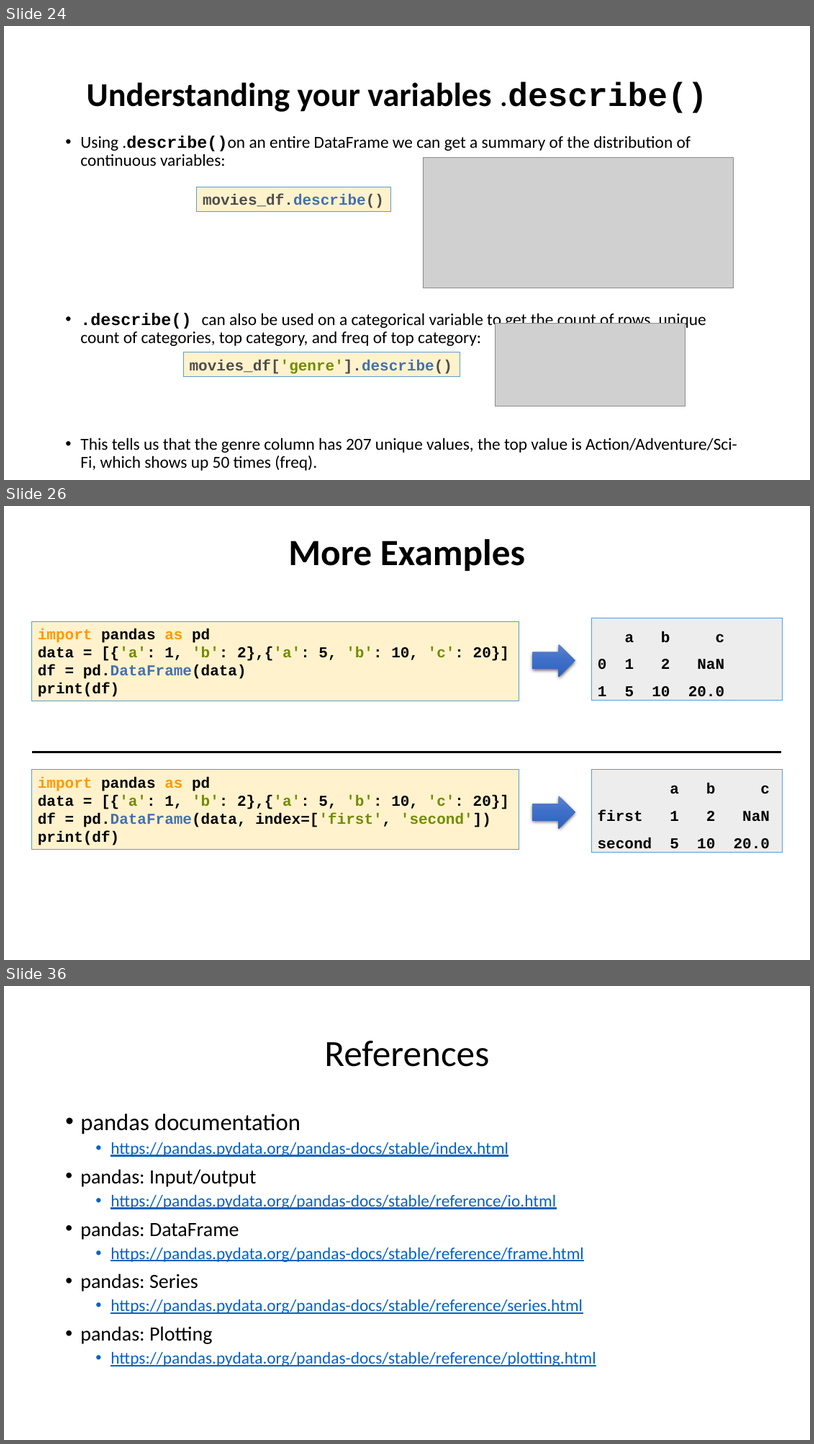
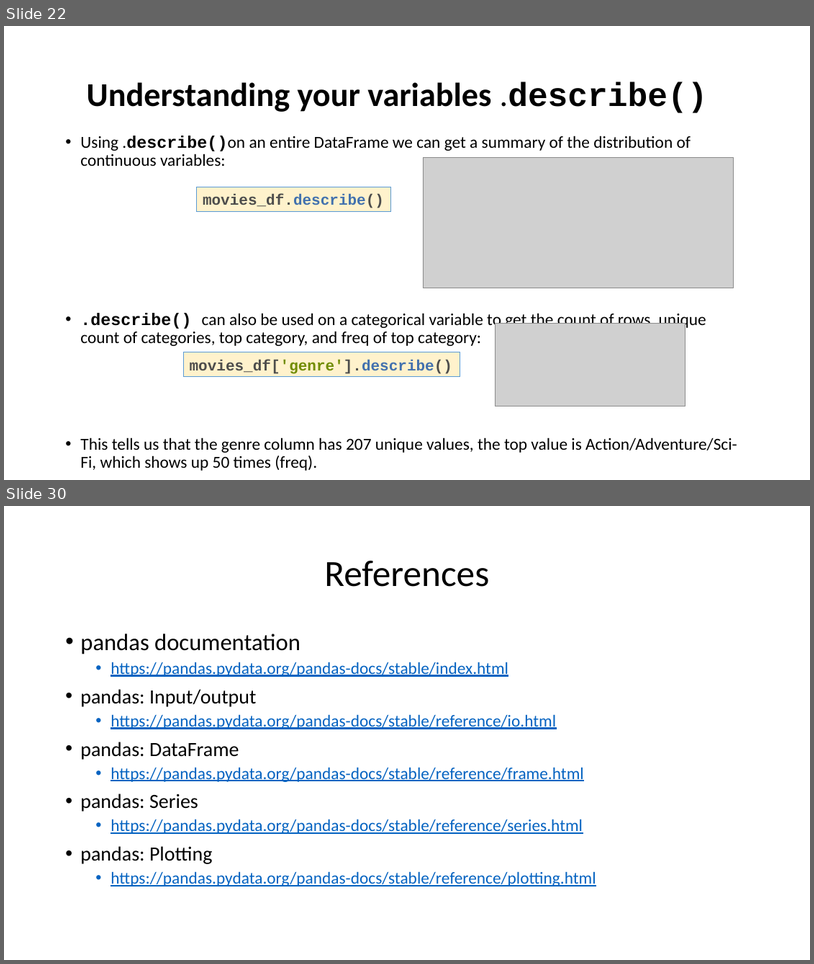
Before and after one commit to motazsaad/Exploratory-Analysis-of-Big-Data, a slide deck: materials/PPT slides/08 EDABDC - Pandas.pptx. Shown one above the other, each under a label of ours: slides 24, 26 and 36 before the commit, slides 22 and 30 after it; the slides between them are not shown. The pictures are 814x1444 and 814x964 pixels, drawn with LibreOffice and Linux fonts; fonts in the diff are those of the drawing; grey boxes stand for pictures. Boxes give left, top, right and bottom in pixels: in the first picture for what was removed or moved away, otherwise in the second. Text is boxed around its words. In the diff, an @@ line names an element or a change of style, - is before the commit and + after.

```diff
--- a/materials/PPT slides/08 EDABDC - Pandas.pptx
+++ b/materials/PPT slides/08 EDABDC - Pandas.pptx
@@ slide 26 removed at [4, 506, 810, 960], background #FFFFFF @@
@@ title removed at [288, 539, 525, 571] @@
-More Examples
@@ rectangle removed at [32, 621, 519, 701] @@
-import pandas as pd
-data = [{'a': 1, 'b': 2},{'a': 5, 'b': 10, 'c': 20}]
-df = pd.DataFrame(data)
-print(df)
@@ rectangle removed at [592, 618, 783, 700] @@
-a b c
-0 1 2 NaN
-1 5 10 20.0
@@ right arrow removed at [532, 644, 575, 677] @@
@@ line removed from (32, 752) to (782, 752) @@
@@ rectangle removed at [32, 770, 519, 849] @@
-import pandas as pd
-data = [{'a': 1, 'b': 2},{'a': 5, 'b': 10, 'c': 20}]
-df = pd.DataFrame(data, index=['first', 'second'])
-print(df)
@@ rectangle removed at [592, 770, 783, 852] @@
-a b c
-first 1 2 NaN
-second 5 10 20.0
@@ right arrow removed at [532, 795, 575, 829] @@
@@ what was slide 24 is now slide 22 @@
@@ what was slide 36 is now slide 30 @@
```
Also in this commit, not shown: 5 slides added, 10 other slides removed, 1 other file.
